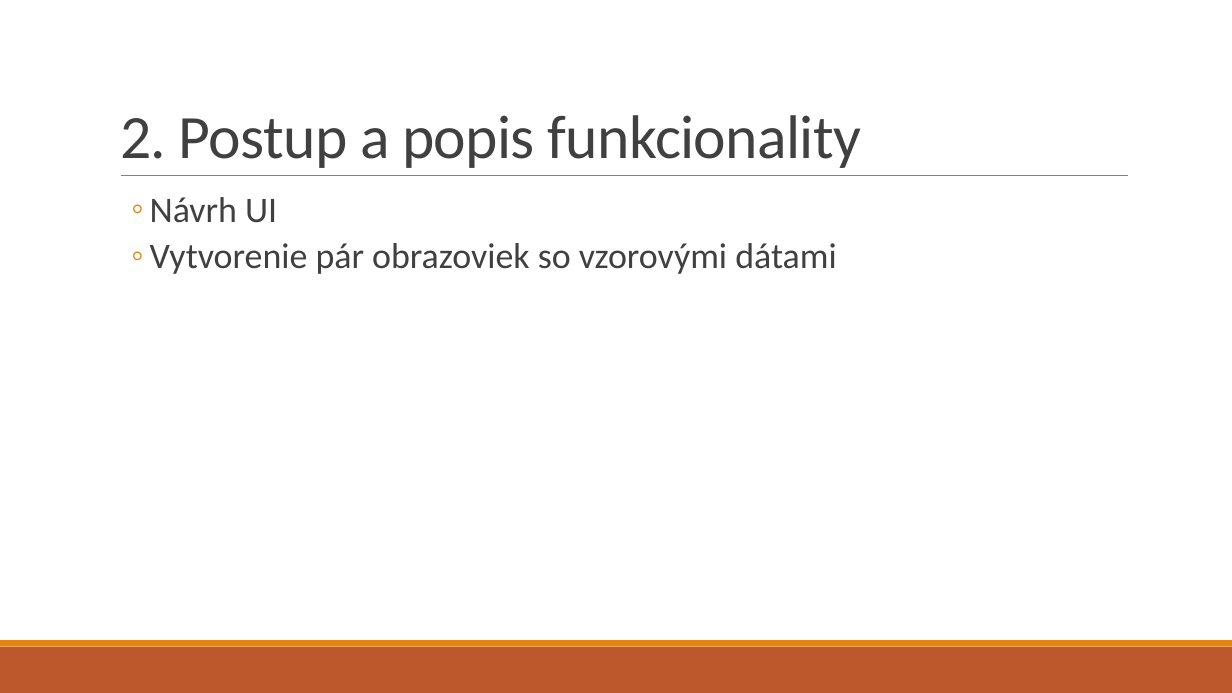
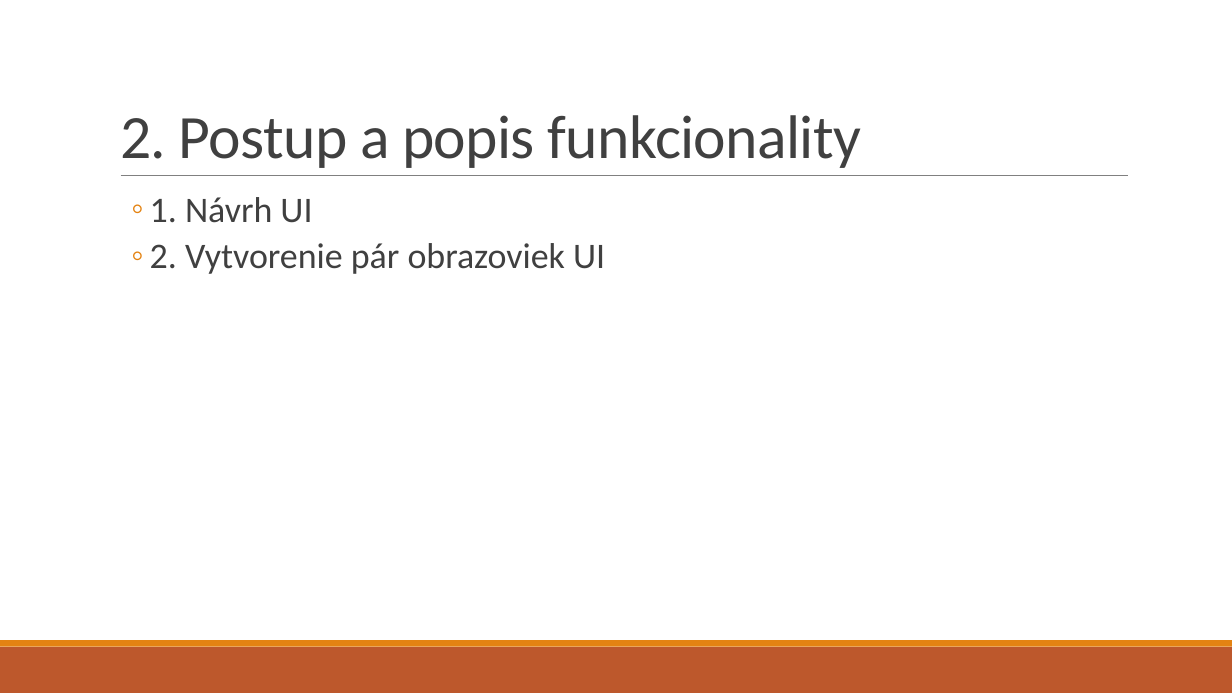
Before and after one commit to rtrembecky/drink_tracker, a slide deck: slide 6 of Presentation/Drink Tracker.pptx. Drawn at 1232x693 pixels with LibreOffice and Linux fonts; fonts in the diff are those of the drawing. Boxes give left, top, right and bottom in pixels: in the first picture for what was removed or moved away, otherwise in the second. Text is boxed around its words. In the diff, an @@ line names an element or a change of style, - is before the commit and + after.

```diff
--- a/Presentation/Drink Tracker.pptx
+++ b/Presentation/Drink Tracker.pptx
@@ text at [150,197,605,274]: text changed @@
-  ◦ Návrh UI
-  ◦ Vytvorenie pár obrazoviek so vzorovými dátami
+  ◦ 1. Návrh UI
+  ◦ 2. Vytvorenie pár obrazoviek UI
```
Also in this commit, not shown: 3 other slides changed, 5 slides added, 14 other files.
